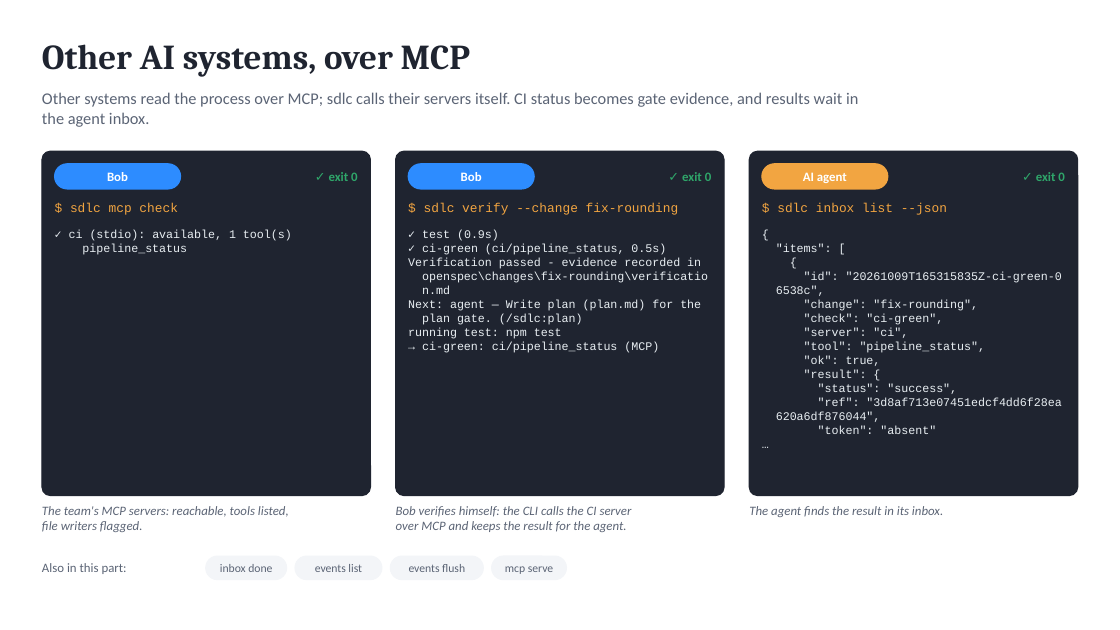
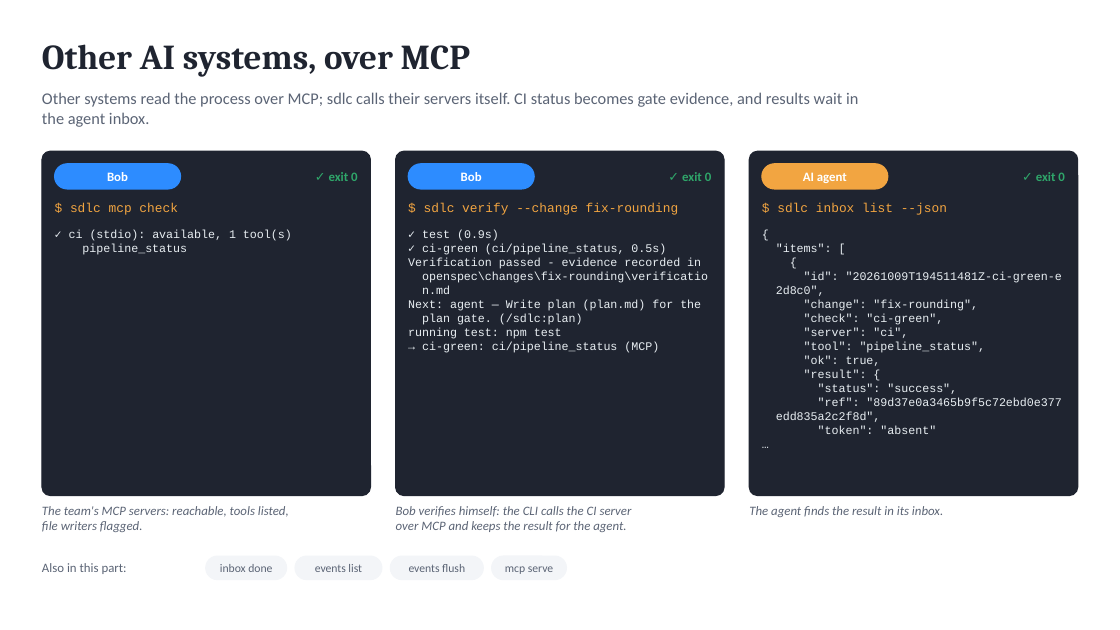
Before and after one commit to marin-ai-tech/sdlc, a slide deck: slide 19 of docs/demo/sdlc-calculator-demo.en.pptx. Drawn at 1120x630 pixels with LibreOffice and Linux fonts; fonts in the diff are those of the drawing. Boxes give left, top, right and bottom in pixels: in the first picture for what was removed or moved away, otherwise in the second. Text is boxed around its words. In the diff, an @@ line names an element or a change of style, - is before the commit and + after.

```diff
--- a/docs/demo/sdlc-calculator-demo.en.pptx
+++ b/docs/demo/sdlc-calculator-demo.en.pptx
@@ text at bbox=[776, 272, 1062, 296]: text changed @@
-"id": "20261009T165315835Z-ci-green-0
-6538c",
+"id": "20261009T194511481Z-ci-green-e
+2d8c0",
@@ text at bbox=[776, 398, 1061, 422]: text changed @@
-"ref": "3d8af713e07451edcf4dd6f28ea
-620a6df876044",
+"ref": "89d37e0a3465b9f5c72ebd0e377
+edd835a2c2f8d",
```
Also in this commit, not shown: 5 other slides changed, 39 other files.
